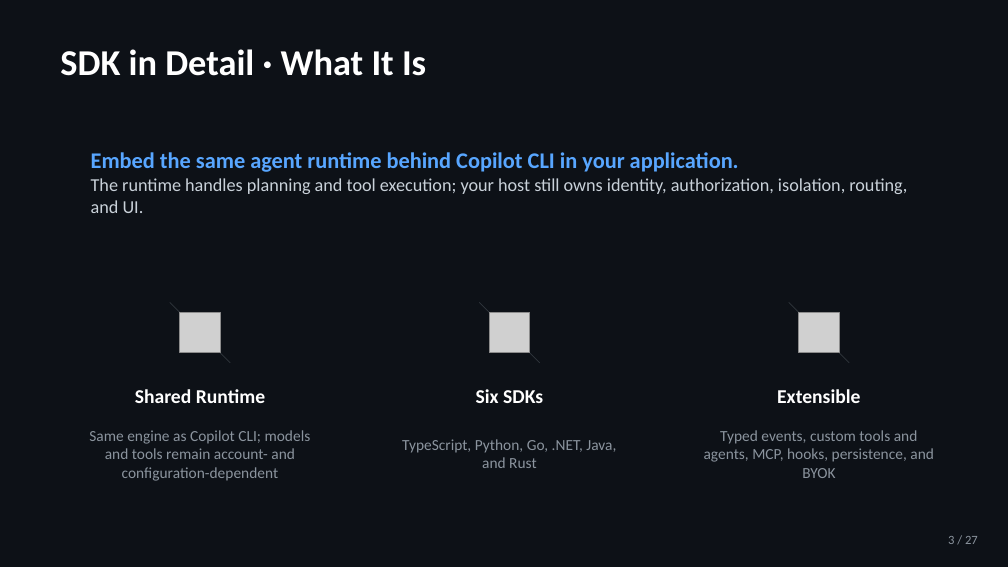
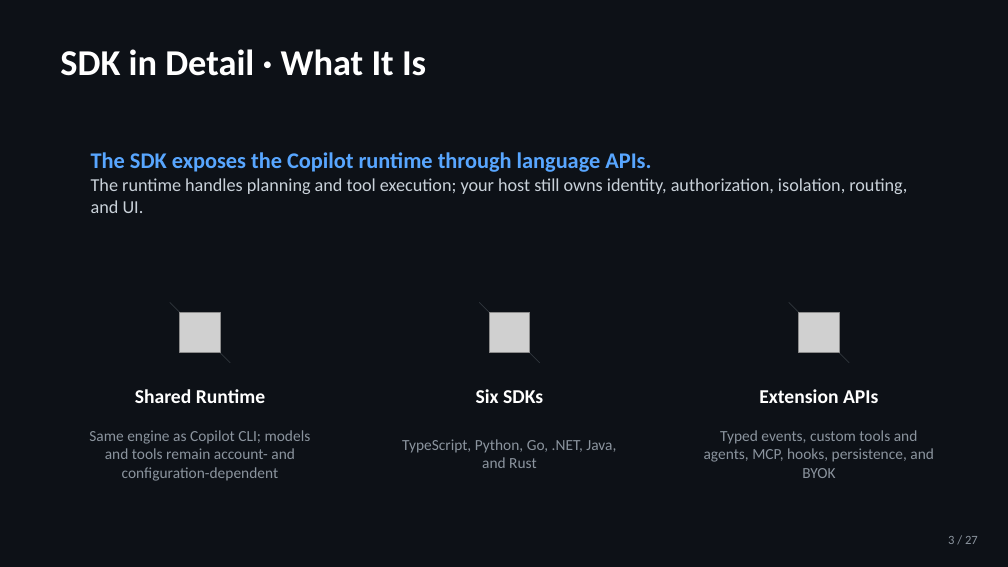
Before and after one commit to jeffrey-groneberg/ghcp_sdk, a slide deck: slide 3 of GitHub-Copilot-SDK.pptx. Drawn at 1008x567 pixels with LibreOffice and Linux fonts; fonts in the diff are those of the drawing; grey boxes stand for pictures. Boxes give left, top, right and bottom in pixels: in the first picture for what was removed or moved away, otherwise in the second. Text is boxed around its words. In the diff, an @@ line names an element or a change of style, - is before the commit and + after.

```diff
--- a/GitHub-Copilot-SDK.pptx
+++ b/GitHub-Copilot-SDK.pptx
@@ text at box(91, 152, 651, 172): text changed @@
-Embed the same agent runtime behind Copilot CLI in your application.
+The SDK exposes the Copilot runtime through language APIs.
@@ text at box(759, 389, 878, 403): text changed @@
-Extensible
+Extension APIs
```
Also in this commit, not shown: 18 other slides changed, 1 other file.
